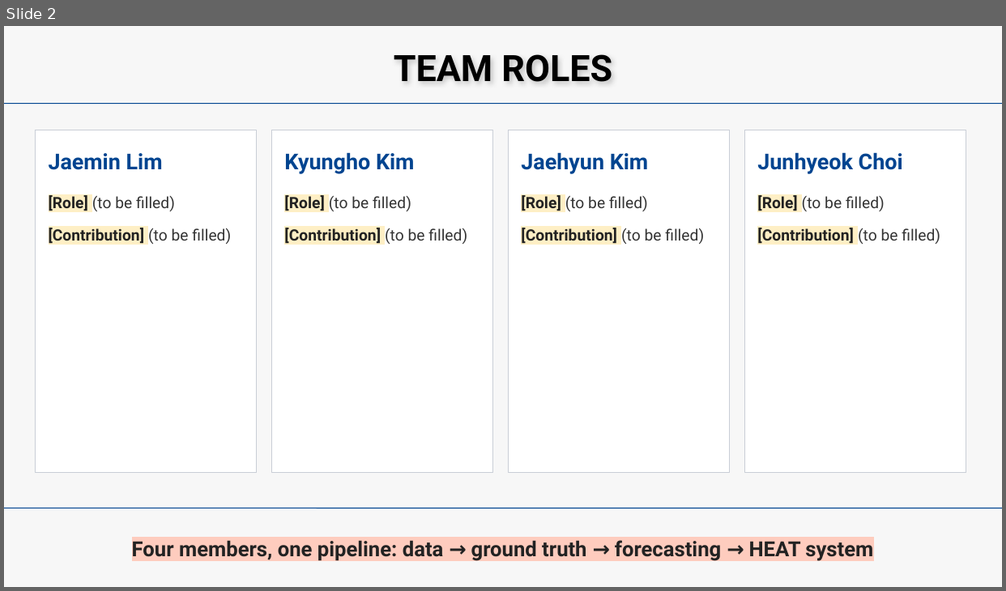
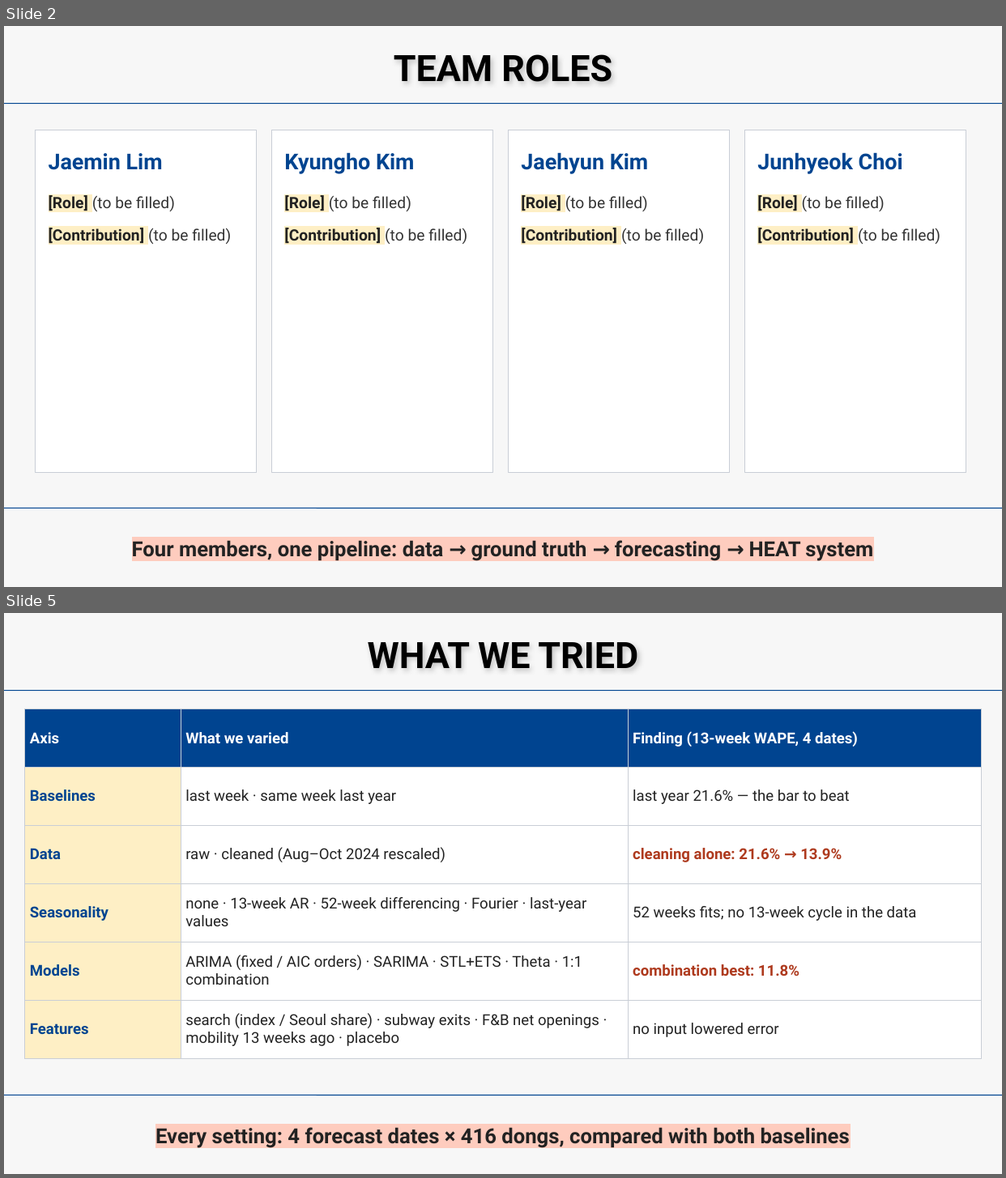
Before and after one commit to beblack127/HEAT, a slide deck: reports/gt_midterm/slides/HEAT_midterm.pptx. Shown one above the other, each under a label of ours: slide 2 before the commit, slides 2 and 5 after it; the slides between them are not shown. The pictures are 1006x591 and 1006x1178 pixels, drawn with LibreOffice and Linux fonts; fonts in the diff are those of the drawing. Boxes give left, top, right and bottom in pixels: in the first picture for what was removed or moved away, otherwise in the second. Text is boxed around its words. In the diff, an @@ line names an element or a change of style, - is before the commit and + after.

```diff
--- a/reports/gt_midterm/slides/HEAT_midterm.pptx
+++ b/reports/gt_midterm/slides/HEAT_midterm.pptx
@@ slide 5 added at [4, 613, 1002, 1174], background #F7F7F7 @@
@@ text added at [368, 642, 638, 668], 52.5 pt, text #000000, bold @@
+WHAT WE TRIED
@@ line added from (4, 690) to (1002, 690), #004490 1.25 pt @@
@@ table added at [25, 709, 981, 1050], 6 rows, 3 columns @@
+Axis | What we varied | Finding (13-week WAPE, 4 dates)
+Baselines | last week · same week last year | last year 21.6% — the bar to beat
+Data | raw · cleaned (Aug–Oct 2024 rescaled) | cleaning alone: 21.6% → 13.9%
+Seasonality | none · 13-week AR · 52-week differencing · Fourier · last-year values | 52 weeks fits; no 13-week cycle in the data
+Models | ARIMA (fixed / AIC orders) · SARIMA · STL+ETS · Theta · 1:1 combination | combination best: 11.8%
+Features | search (index / Seoul share) · subway exits · F&B net openings · mobility 13 weeks ago · placebo | no input lowered error
@@ line added from (4, 1096) to (1002, 1096), #004490 1.25 pt @@
@@ text added at [155, 1127, 850, 1148], 30 pt, text #222222, bold @@
+Every setting: 4 forecast dates × 416 dongs, compared with both baselines
```
Also in this commit, not shown: 6 slides changed, 3 other slides added, 4 slides removed, 13 other files.
